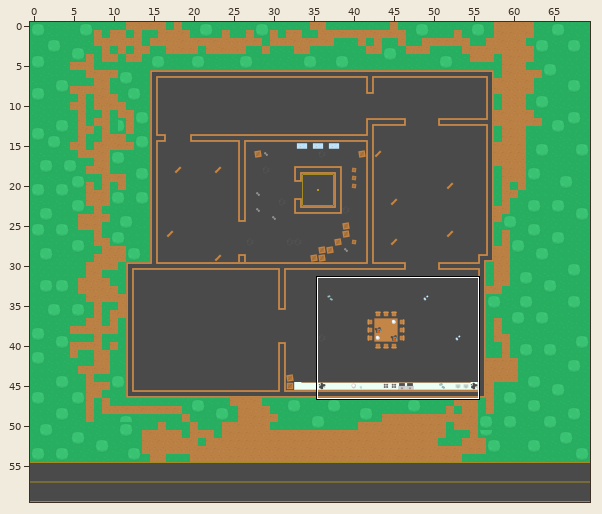
An edit to a level. Tiled map, assets/maps/level3.tmx. Above, an overview of the earlier version with the close-up marked.
Close-up. First the earlier version:
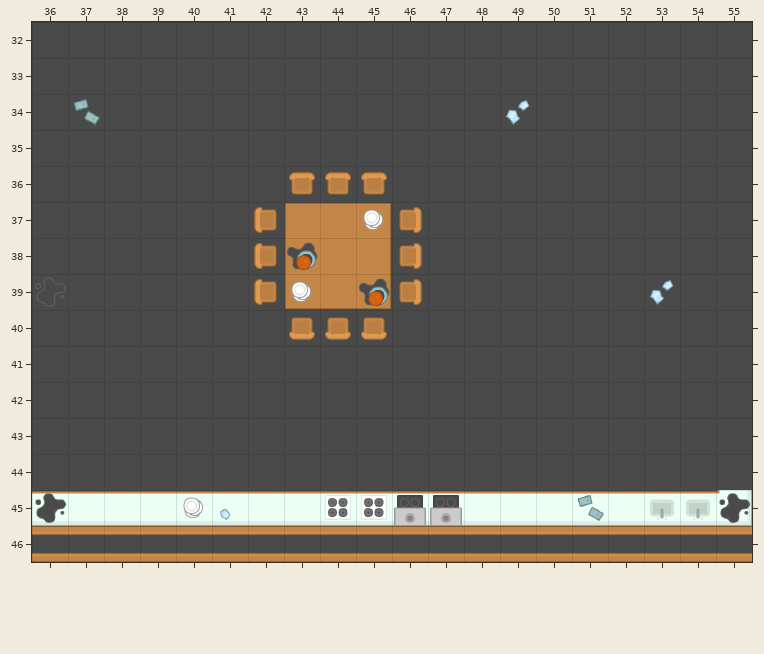
Cells are 64x64 px. Shown: x 36..55, y 32..46. The commit also changed other parts of the map, which this record leaves out.
Now the later version:
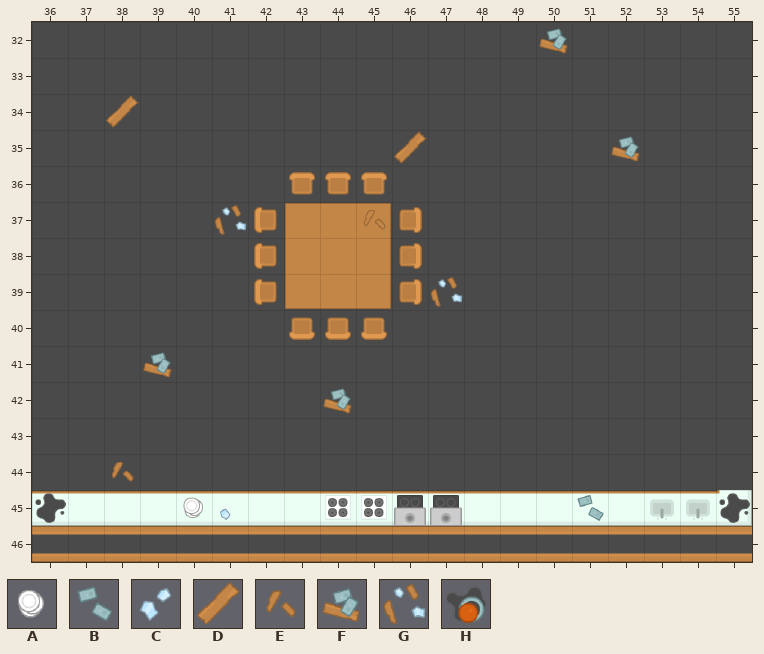
Key: from "tilesheet_complete": A 214, B 261, C 263, D 264, E 265, F 291, G 292, H 318.
_ is an empty cell.
The exact change:
Layer "decorations":
Tile D now appears in row 34 at x 38; in row 35 at x 46.
The author changed tile A to tile E in row 37 at x 45.
Tile E now appears in row 44 at x 38.
Tile F now appears in row 32 at x 50; in row 35 at x 52; in row 41 at x 39; in row 42 at x 44.
Tile G now appears in row 37 at x 41; in row 39 at x 47.
Tile A is removed in row 39 at x 43.
Tile B is removed in row 34 at x 37.
Tile C is removed in row 34 at x 49; in row 39 at x 53.
Tile H is removed in row 38 at x 43; in row 39 at x 45.
